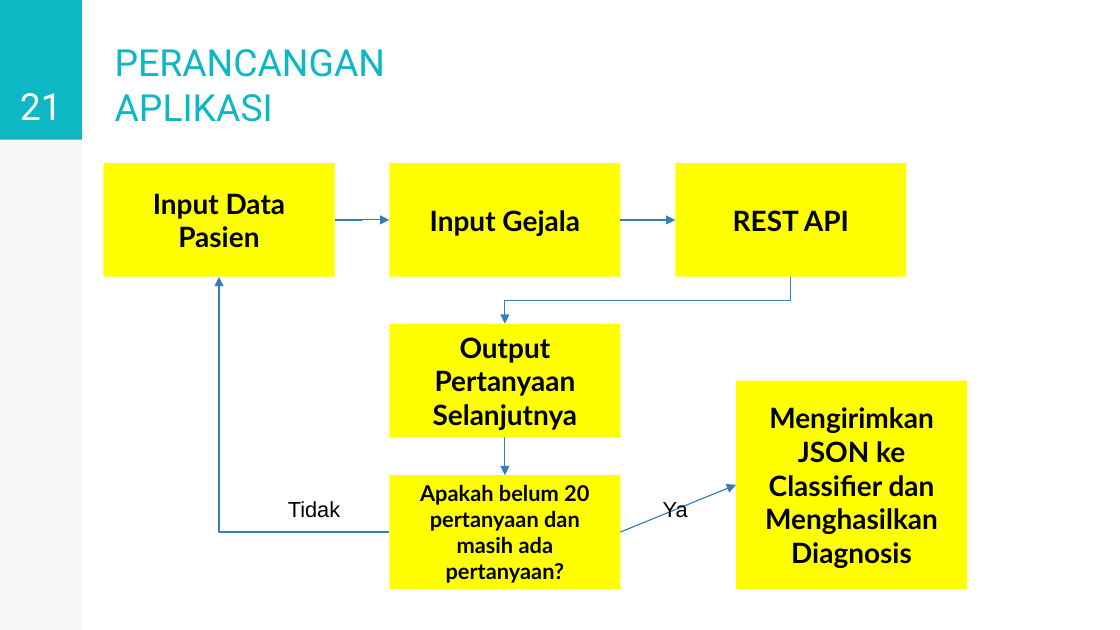
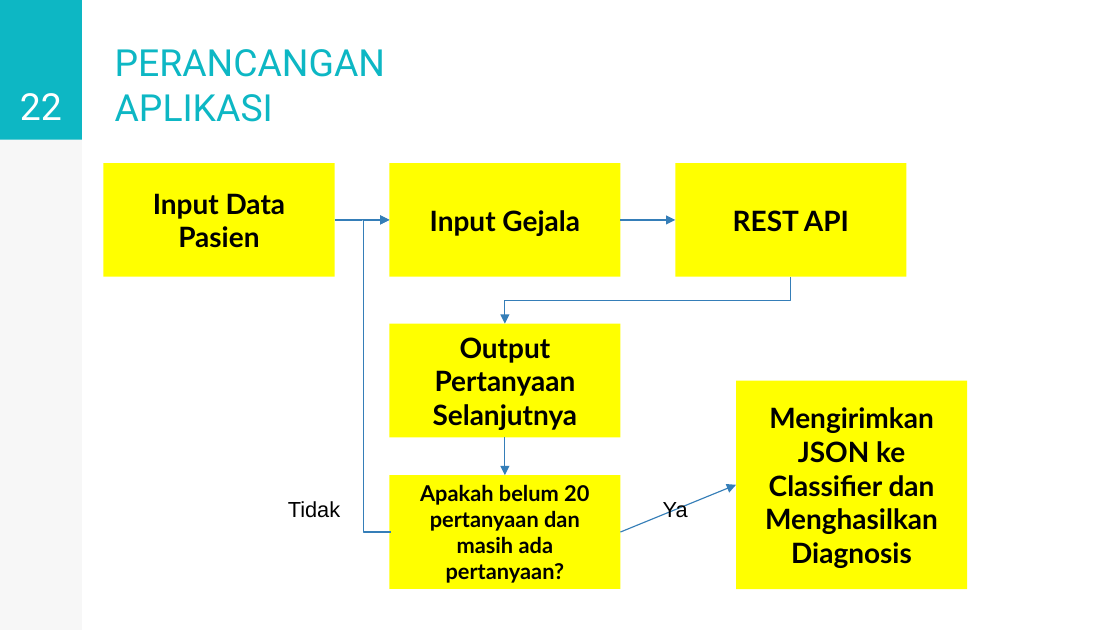
Before and after one commit to kevinfachreza/TugasAkhir, a slide deck: slide 22 of PPT/5114100128-v1.0.pptx (slide 21 before the commit). Drawn at 1120x630 pixels with LibreOffice and Linux fonts; fonts in the diff are those of the drawing. Boxes give left, top, right and bottom in pixels: in the first picture for what was removed or moved away, otherwise in the second. Text is boxed around its words. In the diff, an @@ line names an element or a change of style, - is before the commit and + after.

```diff
--- a/PPT/5114100128-v1.0.pptx
+++ b/PPT/5114100128-v1.0.pptx
@@ page number at box(20, 93, 62, 120): text changed @@
-21
+22
@@ elbow arrow moved from (390, 532) - (220, 277) to (391, 532) - (390, 220) @@
```
Also in this commit, not shown: 16 other slides changed, 36 slides added, 11 other files.
